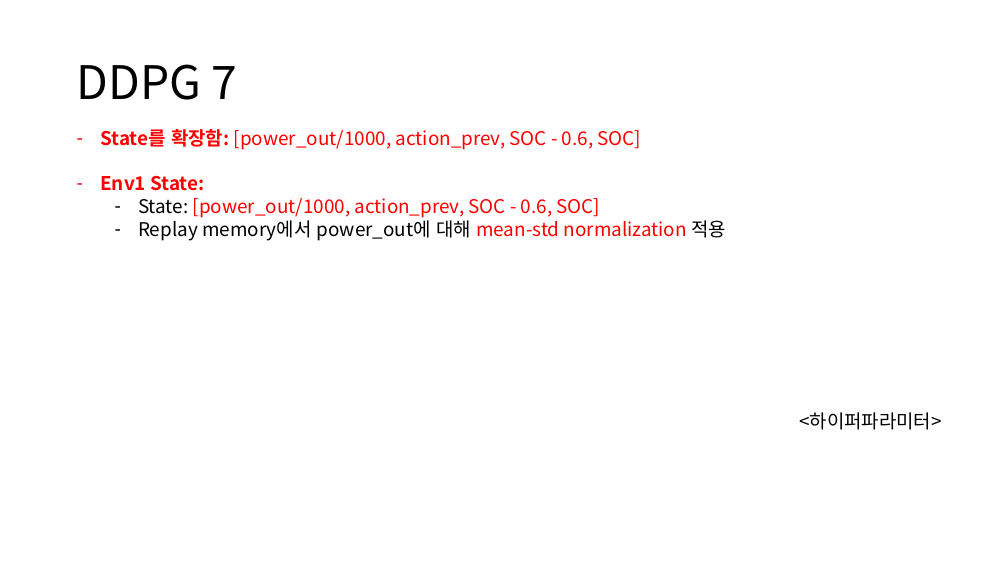
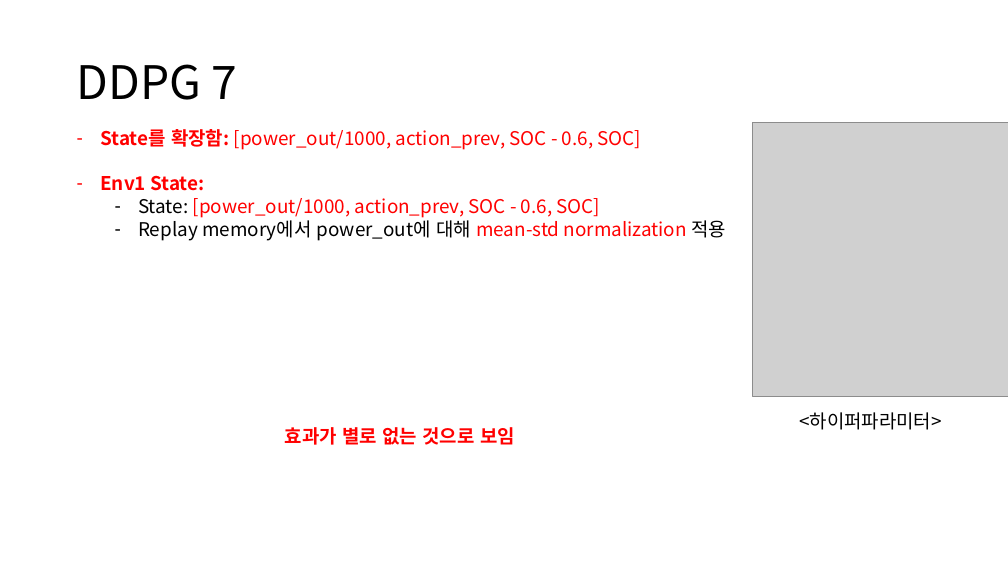
Before and after one commit to zidane89/experiment, a slide deck: slide 22 of 실험정리.pptx (slide 19 before the commit). Drawn at 1008x567 pixels with LibreOffice and Linux fonts; fonts in the diff are those of the drawing; grey boxes stand for pictures. Boxes give left, top, right and bottom in pixels: in the first picture for what was removed or moved away, otherwise in the second. Text is boxed around its words. In the diff, an @@ line names an element or a change of style, - is before the commit and + after.

```diff
--- a/실험정리.pptx
+++ b/실험정리.pptx
@@ picture added at <box>752,123,1008,396</box> @@
@@ text added at <box>285,427,515,445</box>, 18 pt, text #FF0000, bold @@
+효과가 별로 없는 것으로 보임
```
Also in this commit, not shown: 3 other slides changed, 3 slides added, 6 other files.
